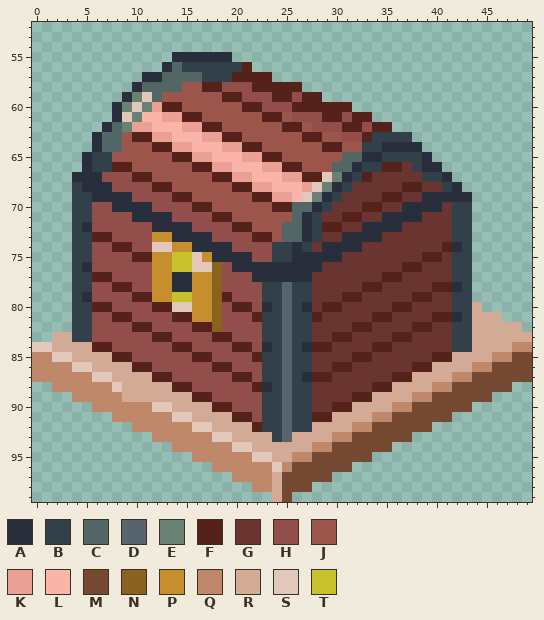
Sprite sheet, stored at images/track_treasure.png. The picture above is the old version.
The file is 50x100 pixels. Colours within 5 levels of each other are drawn and written as one. Shown: x 0..49, y 52..99.
Palette (. is transparent): A #282e3b  B #324149  C #536666  D #57646d  E #698075  F #54221b  G #6a3431  H #924e4a  J #9c554a  K #eaa094  L #fbb4a9  M #754831  N #896220  P #c78e2e  Q #bf886a  R #d2aa95  S #e2c8ba  T #c7c12e
Pixels before, first column x 0:
 55 ..............AAAAAA..............................
 56 .............ACBBBBBBF............................
 57 ...........AACCCCBBBFFFF..........................
 58 ..........ACCCCJJFFHHHFFFFF.......................
 59 .........AESCJJJJJJFFHHHFFHFF.....................
 60 ........AESEKFFJJJJJJFFHHHFFFFFF..................
 61 ........ASELLKKFFJJJJJJFFJHHHFFHFF................
 62 .......ACEKKLLLKKFFJJJJJJFFJHHHFFHFF..............
 63 ......ACCJFFKKLLLKKFFJJJJJJFFJJHHFBBBB............
 64 ......ACCJJJFFKKLLLKKFFJJJJJJFFJJBBAAAA...........
 65 .....ABBJJJJJJFFKKLLLKKFFJJJJJJCCAABBBBA..........
 66 .....ABBFFJJJJJJFFKKLLLKKFFJJJCCABBFFGBAA.........
 67 ....AAAHHHFFJJJJJJFFKKLLLKKFFSEABFGGGGGBBA........
 68 ....BAAAHHHHFFJJJJJJFFKKLLLKSEABGGGGGFFGGBA.......
 69 ....BBAAAAHHHHFFJJJJJJFFKKLSEABGGGGFFGGAAAAA......
 70 ....BBHHAAAAHHHHFFJJJJJJFFCCABGGGFFGGAAAAGBB......
 71 ....BBHHHHAAAAHHHHFFJJJJJJCABGGFFGGAAAAGGGBB......
 72 ....BAHHHHHHAAAAHHHHFFJJJCCABFFGGAAAAGGGGGBB......
 73 ....BBFFHHHHPPAAAAHHHHFFJCCABGGAAAAGGGGGGGBB......
 74 ....BBHHFFHHSSPPAAAAHHHHBBABGAAAAGGGGGGGGFAB......
 75 ....BBHHHHFFPPTTSPAAAAHHBBAAAAAGGGGGGGGFFGBB......
 76 ....BAHHHHHHPPTTSSNHAAAAAAAAAGGGGGGGGFFGGGBB......
 77 ....BBFFHHHHPPAAPPNHHHAAAAAAGGGGGGGFFGGGGGBB......
 78 ....BBHHFFHHPPAAPPNHHHHBBDBBGGGGGFFGGGGGFFAB......
 79 ....BAHHHHFFPPTTPPNFHHHBBDBBGGGFFGGGGGFFGGBB......
 80 ....BBFFHHHHFFSSPPNHFFHABDBAGFFGGGGGFFGGGGBBR.....
 81 ....BBHHFFHHHHFFPPNHHHFBBDBBFGGGGGFFGGGGFFABRRR...
 82 ....BBHHHHFFHHHHFFNHHHHBBDBBGGGGFFGGGGFFGGBBRRRRR.
 83 ..RRBBHHHHHHFFHHHHFFHHHBBDBBGGFFGGGGFFGGGGBBRRRRRR
 84 SSRRRRFFHHHHHHFFHHHHFFHABDBAFFGGGGFFGGGGGGBBRRRRQQ
 85 QQSSRRRRFFHHHHHHFFHHHHFBBDBBGGGGFFGGGGGGFFRRRRQQMM
 86 QQQQSSRRRRFFHHHHHHFFHHHBBDBBGGFFGGGGGGFFRRRRQQMMMM
 87 QQQQQQSSRRRRFFHHHHHHFFHBBDBAFFGGGGGGFFRRRRQQMMMMMM
 88 ..QQQQQQSRRRRRFFHHHHHHFABDBBGGGGGGFFRRRRQQMMMMMM..
 89 ....QQQQQRRRRRRRFFHHHHHBBDBBGGGGFFRRRRQQMMMMMM....
 90 ......QQQQQQSSRRRRFFHHHBBDBBGGFFRRRRQQMMMMMM......
 91 ........QQQQQQSSRRRRFFHBBDBBFFRRRRQQMMMMMM........
 92 ..........QQQQQQSSRRRRFBBDBBRRRRQQMMMMMM..........
 93 ............QQQQQQSSRRRRBDRRRRQQMMMMMM............
 94 ..............QQQQQQSSRRRRRRQQMMMMMM..............
 95 ................QQQQQQSSRRQQMMMMMM................
 96 ..................QQQQQQSQMMMMMM..................
 97 ....................QQQQRMMMMM....................
 98 ......................QQRMMM......................
 99 ........................RM........................
Once edited:
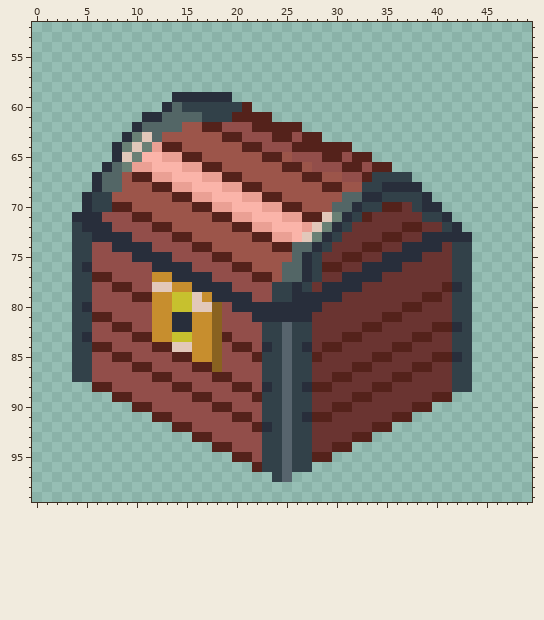
Change:
Changed rows in their new state; - is an unchanged pixel.
first column x 0:
 55 --------------......------------------------------
 56 -------------.........----------------------------
 57 -----------.............--------------------------
 58 ----------.................-----------------------
 59 ---------.....AAAAAA.........---------------------
 60 --------.....ACBBBBBB-..........------------------
 61 --------...AACCCCBBBFFF-..........----------------
 62 -------...ACCCCJJ--HHHFFF--.........--------------
 63 ------...AESCJJJJJJ--HHHFFH--.........------------
 64 ------..AESEK-FJJJJJJ--HHHFFF--F.......-----------
 65 -----...ASELLKK-FJJJJJJ---HHHFFHFF......----------
 66 -----..ACEKKLLLKK-FJJJJJJ---HHHFFHF-.....---------
 67 ----..-CCJ--KKLLLKK-FJJJJJJ--JJHH-BBBB....--------
 68 ----..-CCJJJ--KKLLLKK-FJJJJJJFFJJBBAAAA....-------
 69 ----.ABBJJJJJJ--KKLLLKK-FJJJJJJCCAABBBB-....------
 70 ----.ABBFFJJJJJJ--KKLLLKK-FJJJCCABBFFGB--...------
 71 ----AAA---FFJJJJJJ--KKLLLKKFFSEABF-GGGGBBA..------
 72 ------AA----FFJJJJJJ--KKLLLKSEAB-GGGGFF--BA.------
 73 ------AAAA--HHFFJJJJJJ--KKLSEABGGGGFF--AAAAA------
 74 --------AAAAHHHHFFJJJJJJFFCCABGGGFF--AAAAGB-------
 75 ----------AAAAHHHHFFJJJJJJC-BGGFF--AAAAGG---------
 76 ------------AAAAHHH-FFJJJCC-BFF--AAAAGG-----------
 77 ----------------AAH---FFJCC-B--AAAAGG-------------
 78 ------------SSPPAAAA---H-BA--AAAAGG-----G---------
 79 -----B----------S-AAAA-H-BAAAAAGG-----G-F---------
 80 -----AHH----PPTTSS--AAA-AAA-AGG-----G-F-----.-----
 81 ------FFHH--PPAA------AAAAAAG-----G-F---GGB-...---
 82 --------FFHHPPAAPP--------------G-F---GGFFA-.....-
 83 --..-A----FFPPTTPPN-----------G-F---GGFF----......
 84 ....BB------FFSSPPN---------G-F---GGFF------......
 85 ....BBHH------FFPPN---------F---GGFF------AB......
 86 ....BBHHHH------FFNH----------GGFF------GGBB......
 87 ....BBHHHHHH------FFHH-----BGGFF------GGGGBB......
 88 --....FFHHHHHH------FFH----AFF------GGGGGGBB....--
 89 ----....FFHHHHHH------F-----------GGGGGGFF....----
 90 ------....FFHHHHHH--------------GGGGGGFF....------
 91 --------....FFHHHHHH-------A--GGGGGGFF....--------
 92 ----------....FFHHHHHH-A----GGGGGGFF....----------
 93 ------------....FFHHHHHB--BBGGGGFF....------------
 94 --------------....FFHHHBBDBBGGFF....--------------
 95 ----------------....FFHBBDBBFF....----------------
 96 ------------------....FBBDBB....------------------
 97 --------------------....BD....--------------------
 98 ----------------------......----------------------
 99 ------------------------..------------------------
Boxes around the changes in both pictures, in picture pixels (x1, y1, x2, y2):
changed: (32, 52, 532, 502)
